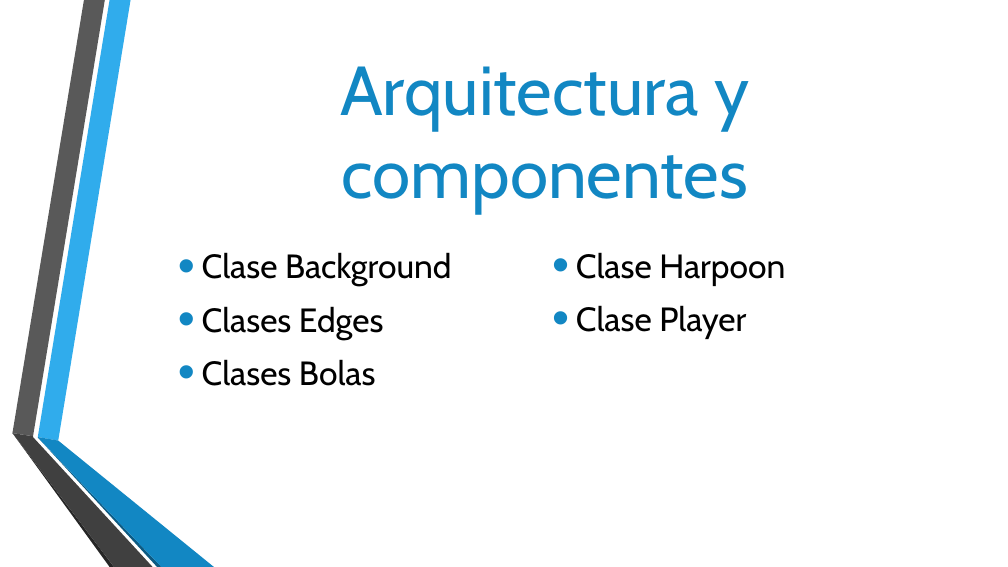
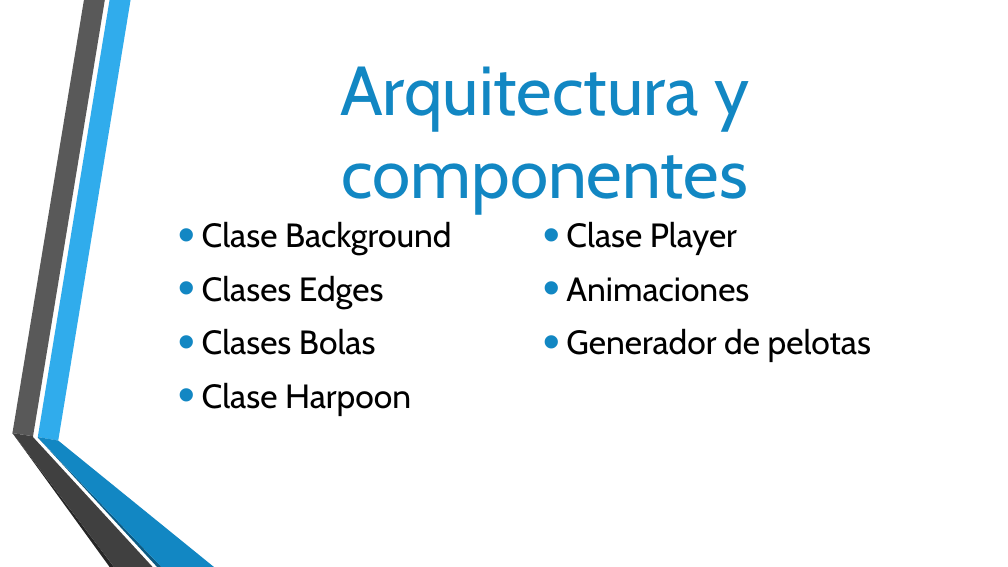
Before and after one commit to alvarocual/Super-Pang, a slide deck: slide 9 of SUPER PANG.pptx (slide 7 before the commit). Drawn at 1008x567 pixels with LibreOffice and Linux fonts; fonts in the diff are those of the drawing; background and template pictures are left out. Boxes give left, top, right and bottom in pixels: in the first picture for what was removed or moved away, otherwise in the second. Text is boxed around its words. In the diff, an @@ line names an element or a change of style, - is before the commit and + after.

Commit message:
Presentation finished

```diff
--- a/SUPER PANG.pptx
+++ b/SUPER PANG.pptx
@@ text "Clase Player" moved from (x1=576, y1=252, x2=785, y2=339) to (x1=566, y1=221, x2=871, y2=362) @@
@@ text at (x1=576, y1=252, x2=785, y2=286): paragraph removed @@
-• Clase Harpoon
@@ text at (x1=566, y1=277, x2=871, y2=362): paragraphs added @@
+• Animaciones
+• Generador de pelotas
@@ text at (x1=202, y1=382, x2=411, y2=416): paragraph added @@
+• Clase Harpoon
```
Also in this commit, not shown: 4 other slides changed, 8 slides added, 4 slides removed.
